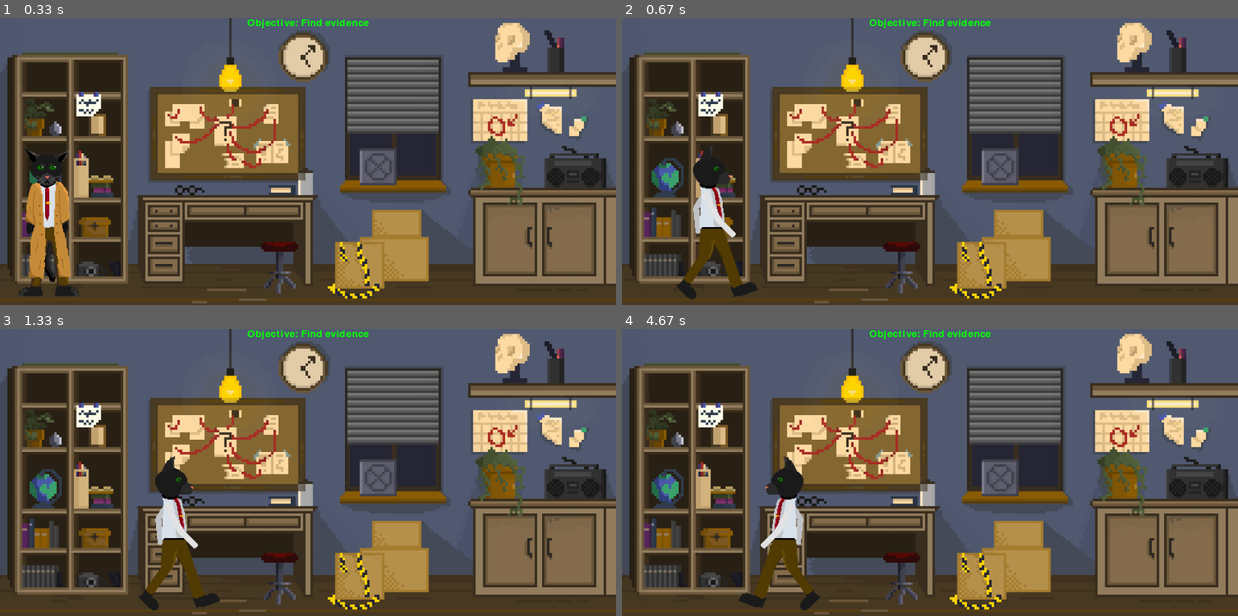
Above: before the commit, frames 1-4 (two rows, left to right).
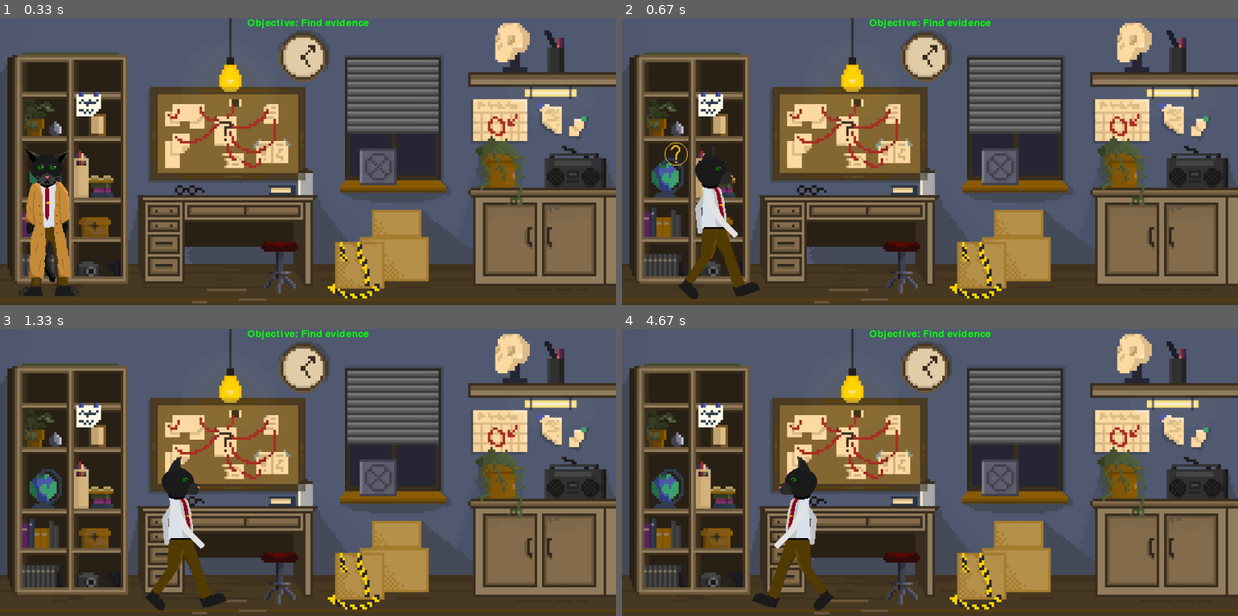
Above: after the commit, the same moments.

Repository: cbgpenguin/CSP-PYGAMES
Game: pygame game, started from python/main.py
Same seed, same stepped clock (60 frames per second), same inputs: the game is played once before the commit and once after it.
Inputs:
- Up to frame 1 (0.33 s): no input
- Up to frame 2 (0.67 s): hold Right from 0.33 s (still down)
- Up to frame 3 (1.33 s): release Right at 0.8 s; hold Right 0.83-1.3 s
- Up to frame 4 (4.67 s): hold Left 1.33-1.87 s; hold Left 1.9-2.3 s; hold Right 2.33-2.97 s; hold Left 3-3.47 s; hold Right 3.5-3.97 s; hold Right 4-4.47 s; hold Left from 4.5 s (still down)

Frame 1 is identical in both runs. In frame 2, 0.8% of the frame differs, in the area x 6-23%, y 43-99%; in frame 3, 1.9%; in frame 4, 3.1%, in the area x 18-35%, y 44-99%.

Commit message:
implemented points of interest and the menu (holy cow it's like due...)

Diff:
--- a/python/animatedSprite.py
+++ b/python/animatedSprite.py
@@ -35,7 +35,7 @@
                 # print("move left called")
                 self.moveDistance[0] = self.moveDistance[0] - (self.speed * self.delta) - self.smallMoveDistance
                 # print("going left. Delta:", self.delta)
-                print("pixels to the left:", self.speed * self.delta)
+                # print("pixels to the left:", self.speed * self.delta)
 
             if self.state == "moveRight":
                 # print("move right called")
@@ -48,7 +48,7 @@
             if self.area.contains(newPos):
                 self.rect = newPos
                 pygame.event.pump()
-            self.smallMoveDistance = self.moveDistance[0] % 1.000001
+            self.smallMoveDistance = self.moveDistance[0] % 1
             # print("Small move distance", self.smallMoveDistance)
             self.moveDistance[0] = 0
             # print("state:", self.state)
--- a/python/main.py
+++ b/python/main.py
@@ -1,5 +1,5 @@
 import pygame
-import animatedSprite as animatedSprite
+import animatedSprite
 from pointOfInterest import pointOfInterest
 
 playerSprite = None
@@ -34,14 +34,16 @@
     playerWalkSpriteSheet = loadAndScaleImage("resources/playerFiles/detective-walk-animation-place-holder.png", imageScale)
     playerWalkSpriteFrames = loadSpriteSheet(playerWalkSpriteSheet, 121 * imageScale, 200 * imageScale, 1, 1, False) #todo: change numbers when there are real frames
 
-    pointOfInterestImage = loadAndScaleImage("resources/backdrop1.png", imageScale)
+    pointOfInterestImage = loadAndScaleImage("resources/pointOfInterest.png", imageScale)
 
-    book = pointOfInterest(screen, 50, 50, pointOfInterestImage, "book")
+    bookLines = ["Hmm, a book detailing", "knives... seems important", "the man was stabbed", "could this be evidence?", "I'm going to keep walking", "around to look for evidence"]
+    book = pointOfInterest(screen, 100, 300, pointOfInterestImage, "book", bookLines)
 
     pointsOfInterest = [book]
     menu = None
     # Event loop
     while True:
+        screen.blit(background, (0, 0))
         counter += 1
         print("~~~~~~ Event Loop Start ~~~~~~", counter)
         # delta = clock.tick() / 1000.0
@@ -77,11 +79,12 @@
             if abs(playerSprite.rect[0] - point.rect[0]) < point.visibleRange:
                 print("player is close to", point.name)
                 point.isPlayerInRange = True
-
+                screen.blit(point.image, point.rect)
             else:
                 point.isPlayerInRange = False
+                point.close()
             point.update()
-        screen.blit(background, (0, 0))
+
 
         # Update the animation
         playerSprite.update()
--- a/python/menu.py
+++ b/python/menu.py
@@ -1,13 +1,22 @@
 import pygame
 
 class menu(pygame.sprite.Sprite):
-        def __init__(self, screen, x, y, image, name):
+        def __init__(self, screen, name, text):
             super().__init__()
-            self.rect = (x, y)
+            self.rect = pygame.Rect(1075, 20, 400, 670)
+            self.textColor = (150, 200, 200)
             self.screen = screen
-            self.image = image
             self.name = name
-            self.isOpen = False
+            self.lines = text
+            print("menu", self.name, "open")
 
-        def open(self):
-              self.isOpen = True
+        def update(self):
+            print("updating menu", self.name)
+            self.screen.fill((40, 40, 50), self.rect)
+
+            font = pygame.font.Font(None, 40)
+            for i in range(len(self.lines)):
+                wordPos = pygame.Rect(self.rect.left + 10, self.rect.top + 20 + (30 * i), self.rect.right - 20, self.rect.bottom - 30)
+                self.screen.blit(font.render(self.lines[i], 1, self.textColor), wordPos)
+            self.screen.blit(font.render("Keep walking to find evidence", 1, self.textColor), pygame.Rect(self.rect.top + 360, self.rect.left + 20, self.rect.right, self.rect.bottom))
+            # self.screen.blit(self.image, self.rect)
--- a/python/pointOfInterest.py
+++ b/python/pointOfInterest.py
@@ -1,18 +1,32 @@
 import pygame
+from menu import menu
 
 class pointOfInterest(pygame.sprite.Sprite):
-        def __init__(self, screen, x, y, image, name):
+      def __init__(self, screen, x, y, image, name, text):
             super().__init__()
-            self.rect = (x, y)
+            self.rect = image.get_rect(topleft=(x, y))
             self.screen = screen
             self.image = image
             self.isPlayerInRange = False
             self.visibleRange = 50 #pixels
             self.name = name
+            self.text = text
+            self.isOpen = False
+            self.menu = None
 
-        def update(self):
-              pass
+      def update(self):
+            if self.isOpen:
+                  self.menu.update()
 
-        def open(self):
-              print("opening")
-              self.screen
+      def open(self):
+            print("opening")
+            self.isOpen = True
+            self.screen
+            self.menu = menu(self.screen, self.name, self.text)
+
+      def close(self):
+            if self.isOpen == False:
+                  return
+            else:
+                  self.isOpen = False
+                  del self.menu
Binary file added: resources/pointOfInterest.png
